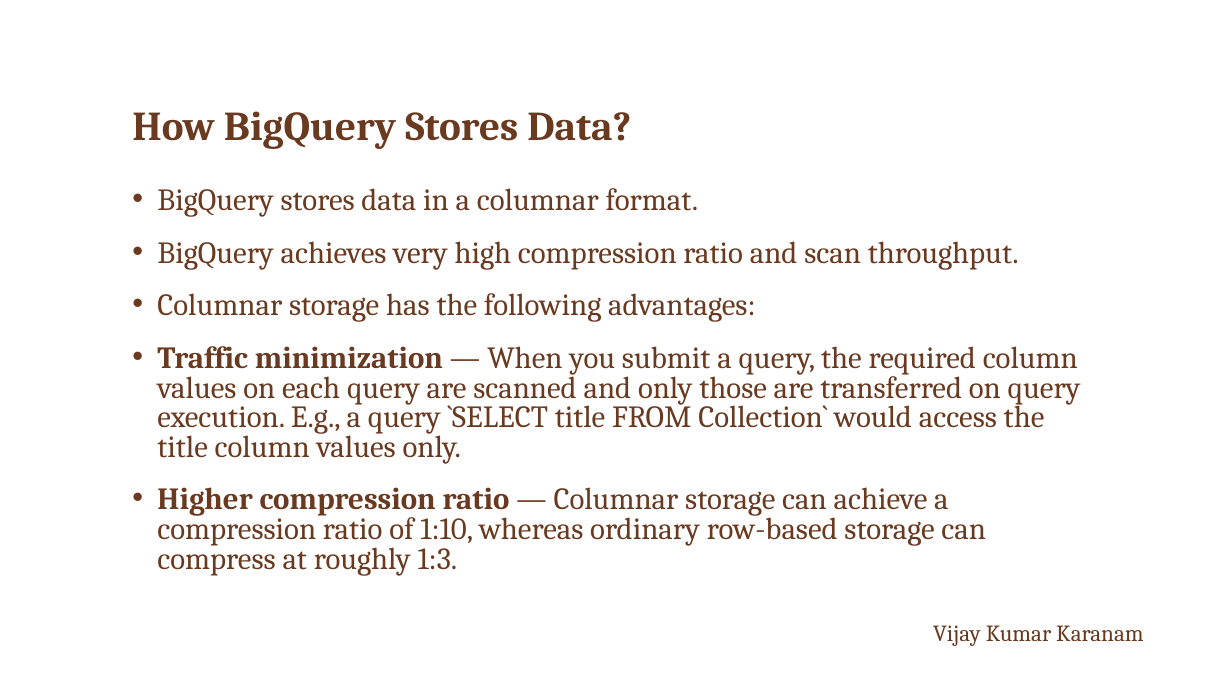
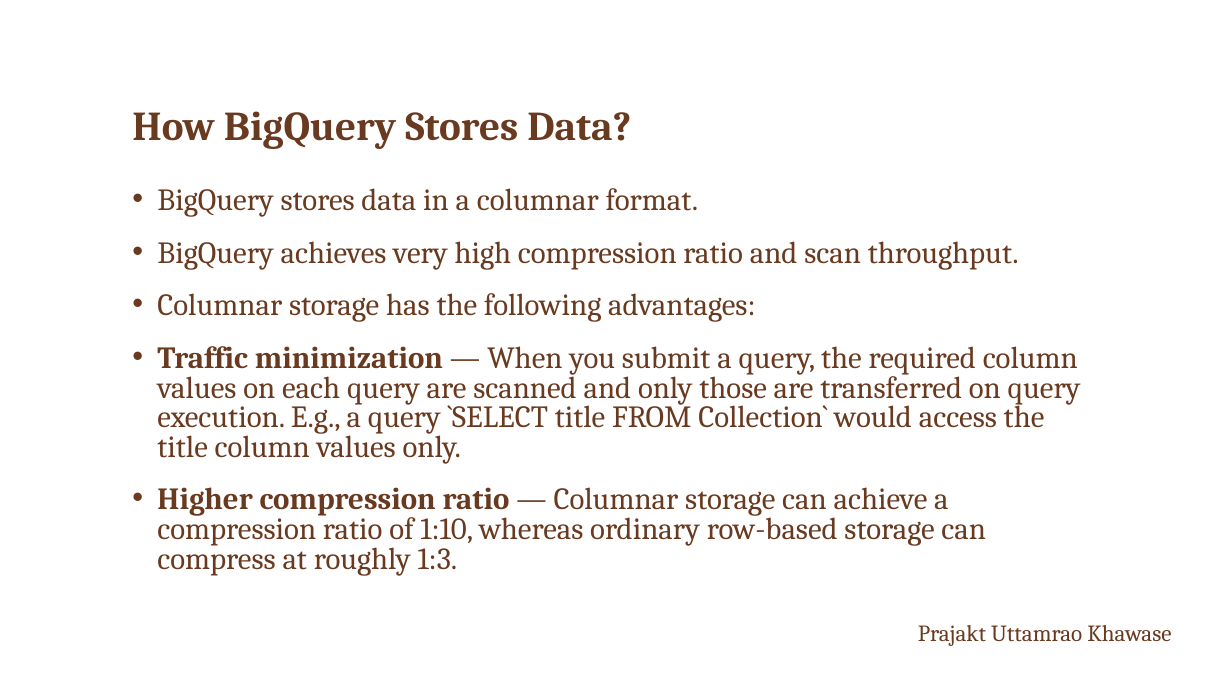
Before and after one commit to KaranamVijayKumar/google-big-query, a slide deck: slide 6 of Google BigQuery.pptx. Drawn at 1232x693 pixels with LibreOffice and Linux fonts; fonts in the diff are those of the drawing; background and template pictures are left out. Boxes give left, top, right and bottom in pixels: in the first picture for what was removed or moved away, otherwise in the second. Text is boxed around its words. In the diff, an @@ line names an element or a change of style, - is before the commit and + after.

```diff
--- a/Google BigQuery.pptx
+++ b/Google BigQuery.pptx
@@ text at (918, 625, 1171, 646): text changed @@
-Vijay Kumar Karanam
+Prajakt Uttamrao Khawase
```
Also in this commit, not shown: 2 other slides changed.
